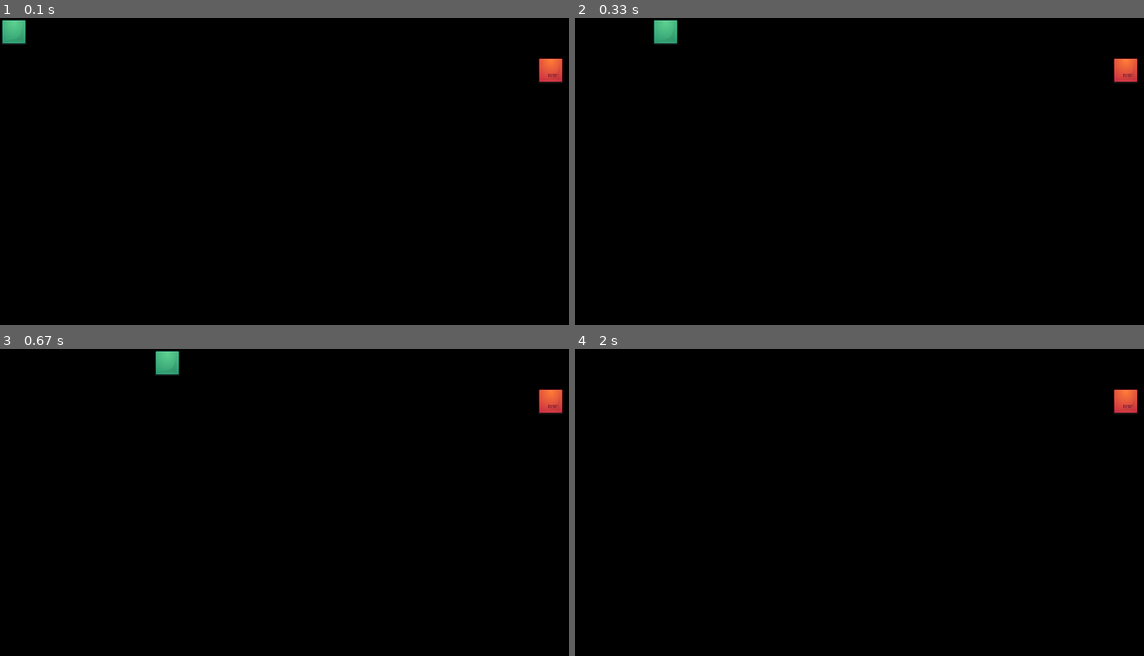
Above: before the commit, frames 1-4 (two rows, left to right).
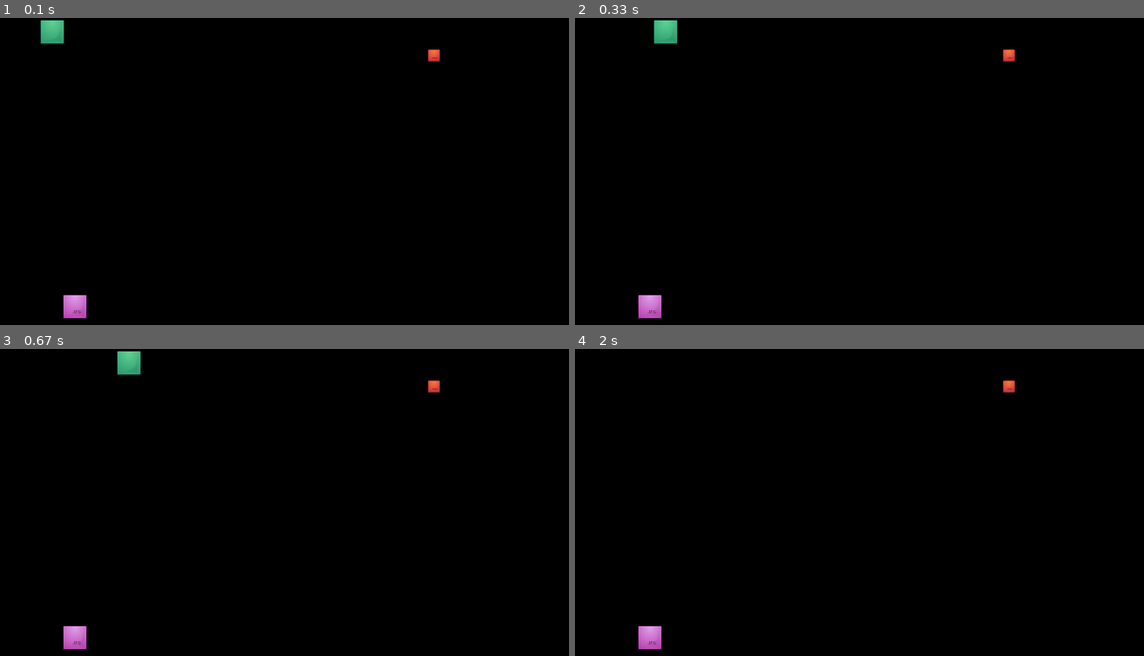
Above: after the commit, the same moments.

Repository: allanmc0913/Project-4-Pygame
Game: pygame game, started from main.py
Two runs of this game, one before a commit and one after it. Both use one fixed random seed, a clock stepped at 60 frames per second and the inputs below.
Inputs:
- Up to frame 1 (0.1 s): no input
- Up to frame 2 (0.33 s): no input
- Up to frame 3 (0.67 s): hold Right from 0.33 s (still down)
- Up to frame 4 (2 s): release Right at 0.8 s; hold Up 0.83-1.3 s; hold Left from 1.95 s (still down)

The runs differ from the first frame. In frame 1, 1.4% of the frame differs, in the area x 0-99%, y 0-99%; in frame 2, 0.8%; in frame 3, 1.4%; in frame 4, 0.8%.

Commit message:
added new enemy snake collision item and detection, working on timer

Diff:
--- a/main.py
+++ b/main.py
@@ -19,39 +19,40 @@
 class Snake:
     #how large each step is
 	FPS = 44
+	#x and y positions are lists because each element is part of the snake
 	x = [0]
 	y = [0]
 	direction = 0
 	length = 0
-	updateCountMax = 2
-	updateCount = 0
+	#updateCountMax = 2
+	#updateCount = 0
 
 	def __init__(self, length):
 		self.length = length
 		for i in range(0, 2000):
-			self.x.append(-100)
-			self.y.append(-100)
-		self.x[1] = 44
-		self.x[2] = 88
+			self.x.append(0)
+			self.y.append(0)
+		#self.x[1] = 44
+		#self.x[2] = 88
 
 	def update(self):
-		self.updateCount += 1
-		if self.updateCount > self.updateCountMax:
+		#self.updateCount += 1
+		#if self.updateCount > self.updateCountMax:
 			#update positions of snake parts that aren't the head
-			for i in range(self.length - 1, 0, -1):
-				self.x[i] = self.x[i-1]
-				self.y[i] = self.y[i-1]
+		for i in range(self.length - 1, 0, -1):
+			self.x[i] = self.x[i-1]
+			self.y[i] = self.y[i-1]
 
 			#update the snake's head position
-			if self.direction == 0:
-				self.x[0] = self.x[0] + self.FPS
-			if self.direction == 1:
-				self.x[0] = self.x[0] - self.FPS
-			if self.direction == 2:
-				self.y[0] = self.y[0] - self.FPS
-			if self.direction == 3:
-				self.y[0] = self.y[0] + self.FPS
-			self.updateCount = 0
+		if self.direction == 0:
+			self.x[0] = self.x[0] + self.FPS
+		if self.direction == 1:
+			self.x[0] = self.x[0] - self.FPS
+		if self.direction == 2:
+			self.y[0] = self.y[0] - self.FPS
+		if self.direction == 3:
+			self.y[0] = self.y[0] + self.FPS
+		#self.updateCount = 0
 
 	def goright(self):
 		self.direction = 0
@@ -61,19 +62,36 @@
 		self.direction = 2
 	def godown(self):
 		self.direction = 3
+
+	#draw takes in image that is blitted/copied to another location
 	def draw(self, screen, image):
 		for i in range(0, self.length):
 			screen.blit(image, (self.x[i], self.y[i]))
-class Enemy:
+class Rat:
 	x = 0
 	y = 0
-	FPS = 44
+	FPS = 35
+
+	#rat class initializer,
 	def __init__(self, x, y):
 		self.x = x * self.FPS
 		self.y = y * self.FPS
+
+	#draw function takes in an image and blits/copies it to another location
 	def draw (self, screen, image):
 		screen.blit(image, (self.x, self.y))
 
+#this enemy snake class inherits from the Rat class
+class EnemySnake(Rat):
+	x = 0
+	y = 0
+	FPS = 35
+
+	def __init__(self, x, y):
+		self.x = x * self.FPS
+		self.y = y * self.FPS
+
+#collision detection
 class Collision:
 	def collide(self,x1,y1,x2,y2,blocksize):
 		if x1 >= x2:
@@ -83,61 +101,95 @@
 						return True
 
 		return False
+
 class Game:
+	#song loops infinitely
 	pygame.mixer.music.play(-1)
-	enemy = 0
+	rat = 0
 	snake = 0
+	enemysnake = 0
 	SCREEN_WIDTH = 800
 	SCREEN_HEIGHT = 600
 
 	#class has default constructor or initializer
+	#initialize new variables
 	def __init__(self):
 		self.running = True
 		self.screen = None
-		self.imgsurf = None
-		self.enemysurf = None
+		self.snakeimage = None
+		self.ratimage = None
+		self.enemysnakeimage = None
 		self.collision = Collision()
-		self.enemy = Enemy((randint(1,15)), (randint(1,15)))
+		self.collided = False
+		#tutorial had a set value like Rat(5,5).  This is not ideal because the starting spot for the rat will be the same every time
+		#using randit generates random locations for the starting rat
+		self.rat = Rat((randint(1,15)), (randint(1,15)))
 		self.snake = Snake(1)
-
+		self.enemysnake = EnemySnake((randint(1,10)), (randint(1,10)))
+
+	#display function sets all the display elements (images, background, text)
 	def display(self):
 		self.screen = pygame.display.set_mode((self.SCREEN_WIDTH, self.SCREEN_HEIGHT))
 		pygame.display.set_caption('Snake')
 		self.running = True
-		self.imgsurf = pygame.image.load("snakeblock.bmp").convert()
-		self.enemysurf = pygame.image.load("enemy.bmp").convert()
+		self.snakeimage = pygame.image.load("snakeblock.bmp").convert()
+		self.ratimage = pygame.image.load("rat.bmp").convert()
+		self.enemysnakeimage = pygame.image.load("enemysnake.bmp").convert()
 
 		self.screen.fill((0,0,0))
-		self.snake.draw(self.screen, self.imgsurf)
-		self.enemy.draw(self.screen, self.enemysurf)
+		self.snake.draw(self.screen, self.snakeimage)
+		self.rat.draw(self.screen, self.ratimage)
+		self.enemysnake.draw(self.screen, self.enemysnakeimage)
 		#the in-class handout suggested using pygame.display.update() but apparently it only updates a section of the display
 		#using pygame.display.flip() updates the entire display
 		pygame.display.flip()
 
-
+	#new positions of snake head and snake elements are updated.  Check for collisions
 	def snakepartsupdate(self):
 		self.snake.update()
+
+		#checks if snake collides with rat.  If so, randomize new location of rat and increase the length of the snake.
 		for i in range(0, self.snake.length):
-			if self.collision.collide(self.enemy.x, self.enemy.y, self.snake.x[i], self.snake.y[i], 44):
-				self.enemy.x = randint(2, 700)
-				self.enemy.y = randint(2, 600)
+			if self.collision.collide(self.rat.x, self.rat.y, self.snake.x[i], self.snake.y[i], 44):
+				self.rat.x = randint(2, 700)
+				self.rat.y = randint(2, 500)
 				self.snake.length = self.snake.length + 1
 				#during collision, play slurping sound
 				pygame.mixer.Sound.play(eat_sound)
+				self.collided = True
+
+
+			elif self.collision.collide(self.enemysnake.x, self.enemysnake.y, self.snake.x[i], self.snake.y[i], 44):
+				self.enemysnake.x = randint(2, 500)
+				self.enemysnake.y = randint(2, 500)
+				self.snake.length = self.snake.length - 1
+				self.collided = True
+
+				if self.snake.length == 0:
+					print ("No life left!  Game Over!")
+					pygame.mixer.music.stop()
+					exit(0)
+
+		#checks to see if snake has collided with itself.  If so, stop music, stop game, and print message.
 		for i in range(2, self.snake.length):
 			if self.collision.collide(self.snake.x[0], self.snake.y[0], self.snake.x[i], self.snake.y[i], 40):
 				print ("You lost! You collided")
 				pygame.mixer.music.stop()
 				exit(0)
+
+
+
 	def on_cleanup(self):
 		pygame.quit()
+
 	def oncommand(self):
 		if self.display() == False:
 			self.running = False
 
+
 		#the tutorial had a different way of event handling for keyboard inputs.  The tutorial code had the "if event.type == QUIT" section as a Snake class function
 		#creating another class function for it was unnecessary, so I added it under the for loop.
-		#the tutorial created a list of keyboard inputs using "pygame.event.pump()" a
+		#the tutorial created a list of keyboard inputs using "pygame.event.pump()"
 		#I used a more intuitive way listed in the pygame basics sheet handed out in class, using pygame.event.get().
 		while (self.running):
 			for event in pygame.event.get():
@@ -159,7 +211,7 @@
 			self.snakepartsupdate()
 			self.display()
 			#delay the snake
-			time.sleep(0.05);
+			time.sleep(0.25);
 		self.on_cleanup()
 
 if __name__ == '__main__':
Binary file removed: enemy.bmp
Binary file added: enemysnake.bmp
Binary file added: rat.bmp
Not shown, removed: sail.ogg
